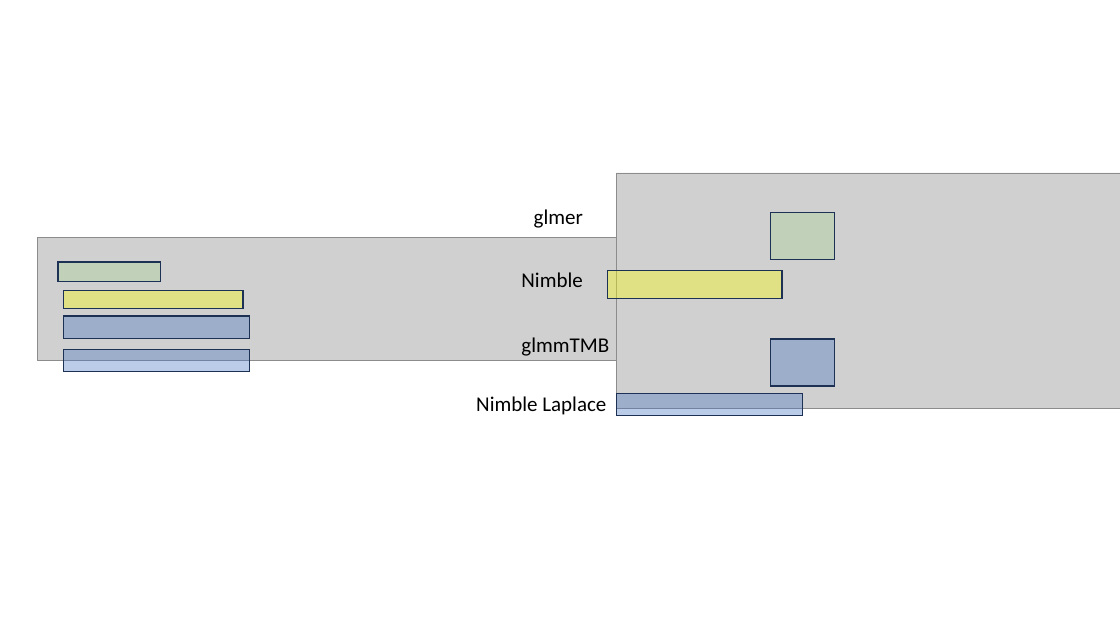
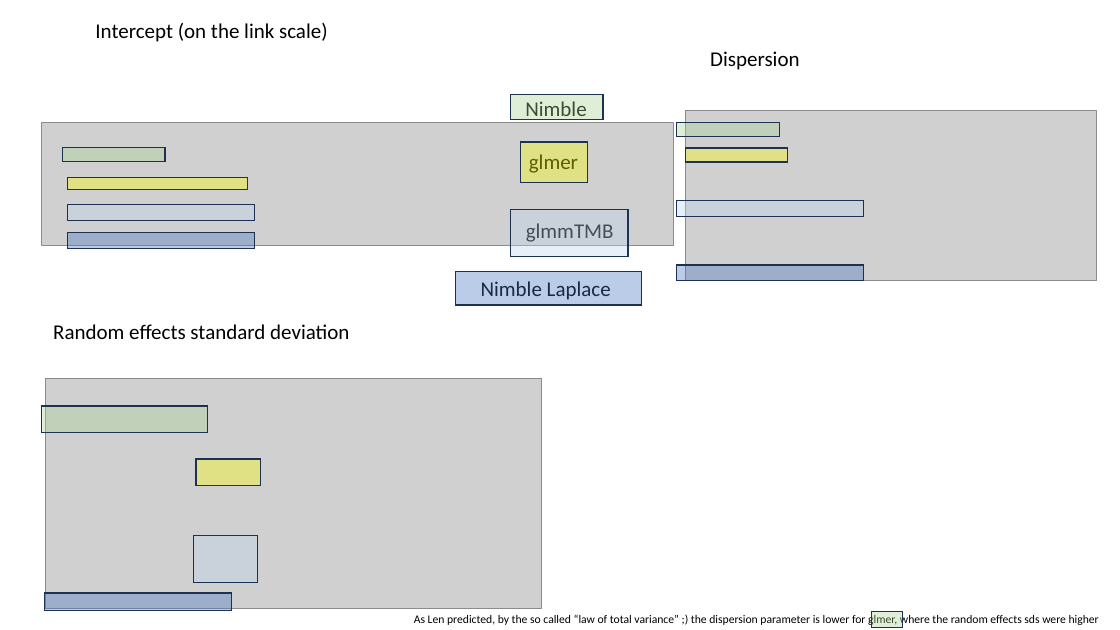
Before and after one commit to TiagoAMarques/Report4BB, a slide deck: slide 12 of LookingAtNimble/Results.pptx. Drawn at 1120x630 pixels with LibreOffice and Linux fonts; fonts in the diff are those of the drawing; grey boxes stand for pictures. Boxes give left, top, right and bottom in pixels: in the first picture for what was removed or moved away, otherwise in the second. Text is boxed around its words. In the diff, an @@ line names an element or a change of style, - is before the commit and + after.

```diff
--- a/LookingAtNimble/Results.pptx
+++ b/LookingAtNimble/Results.pptx
@@ text added at [95, 23, 328, 42], 18 pt, text #000000 @@
+Intercept (on the link scale)
@@ text "Nimble" rewrapped from [521, 272, 582, 287] to [525, 101, 586, 122] @@
@@ rectangle: place and size @@
-rectangle at [58, 262, 160, 282]
+rectangle at [62, 148, 165, 162]
@@ text "glmer": place and size @@
-text "glmer" at [534, 209, 583, 228]
+text "glmer" at [529, 154, 578, 173]
@@ group added at [676, 51, 1097, 281]: 4 rectangles, 1 picture, 1 text @@
+Dispersion
@@ rectangle: place and size @@
-rectangle at [63, 291, 243, 308]
+rectangle at [68, 177, 248, 190]
@@ picture removed at [617, 173, 1120, 408] @@
@@ rectangle: place and size @@
-rectangle at [63, 316, 250, 339]
+rectangle at [68, 205, 255, 221]
@@ rectangle at [68, 205, 255, 221]: fill #4472C4 at 36% opacity to #BDD7EE at 36% opacity @@
@@ rectangle: place and size @@
-rectangle at [63, 350, 250, 372]
+rectangle at [68, 233, 255, 249]
@@ group added at [455, 95, 642, 305]: 4 rectangles @@
@@ 2 texts, 1 picture: place and size @@
-2 texts, 1 picture at [37, 237, 669, 415]
+2 texts, 1 picture at [42, 123, 674, 300]
@@ text added at [53, 324, 349, 339], 18 pt, text #000000 @@
+Random effects standard deviation
@@ picture added at [45, 378, 542, 608] @@
@@ rectangle: place and size @@
-rectangle at [771, 213, 835, 260]
+rectangle at [42, 406, 208, 433]
@@ rectangle: place and size @@
-rectangle at [607, 271, 782, 298]
+rectangle at [196, 459, 260, 486]
@@ rectangle at [193, 536, 257, 583]: fill #4472C4 at 36% opacity to #BDD7EE at 36% opacity @@
@@ rectangle: place and size @@
-rectangle at [771, 339, 835, 386]
+rectangle at [193, 536, 257, 583]
@@ rectangle: place and size @@
-rectangle at [617, 393, 803, 416]
+rectangle at [45, 593, 231, 611]
@@ text added at [414, 614, 1099, 627], 10 pt, text #000000 @@
+As Len predicted, by the so called “law of total variance” ;) the dispersion parameter is lower for glmer, where the random effects sds were higher
@@ rectangle added at [871, 612, 902, 628], fill #A9D18E at 36% opacity, outline #1E3256 1 pt @@
```
Also in this commit, not shown: 1 other slide changed, 1 slide added.
